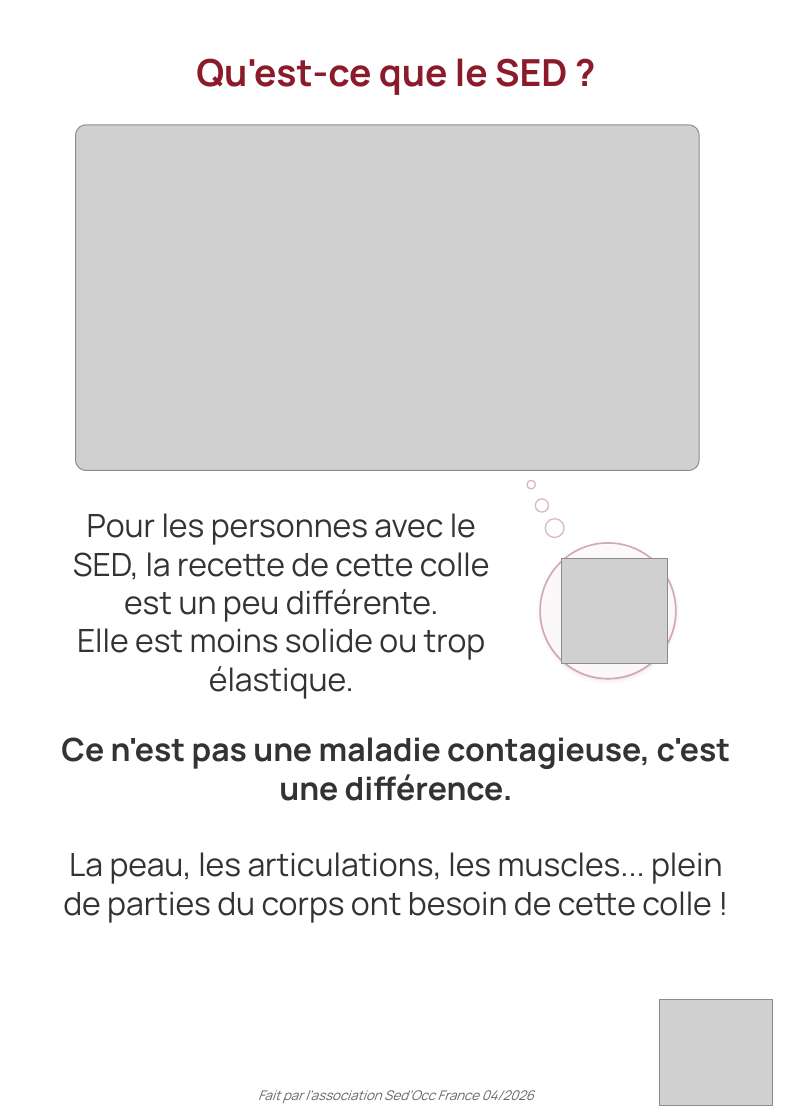
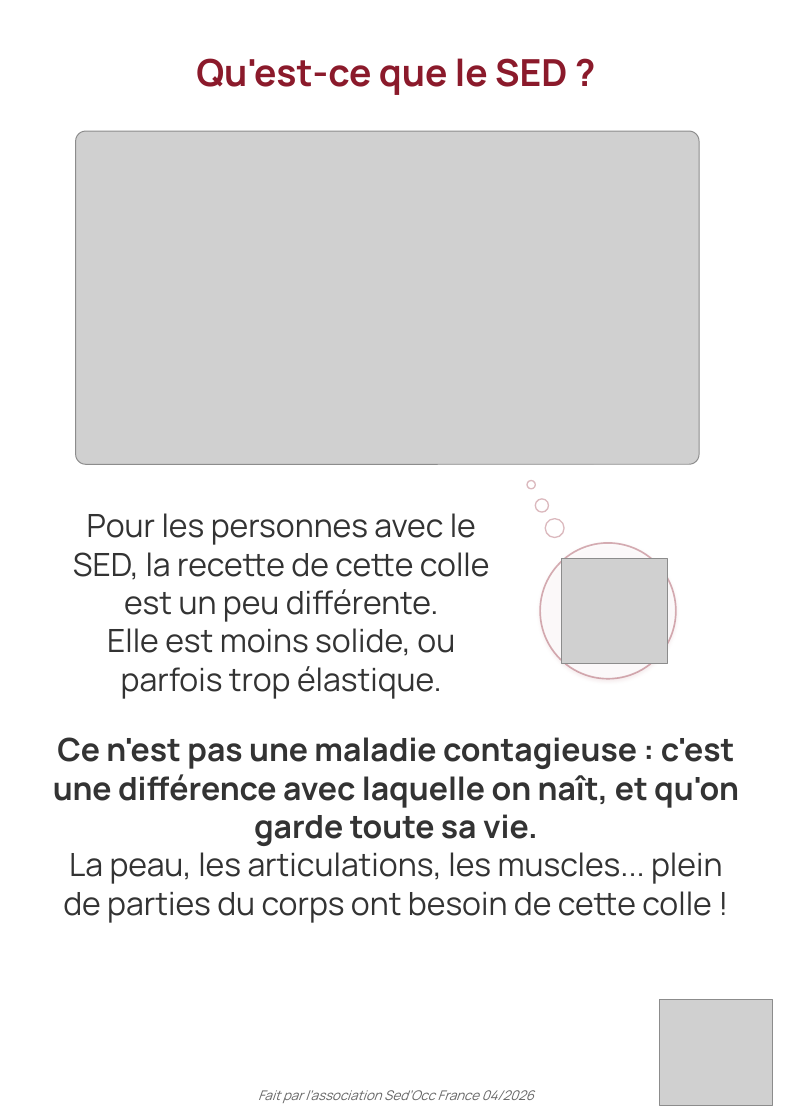
Before and after one commit to Therese-Borin-Pepe/sedocc-site, a slide deck: slide 3 of documents/Livret-SED-enfant-SedOcc.pptx. Drawn at 792x1120 pixels with LibreOffice and Linux fonts; fonts in the diff are those of the drawing; grey boxes stand for pictures; background and template pictures are left out. Boxes give left, top, right and bottom in pixels: in the first picture for what was removed or moved away, otherwise in the second. Text is boxed around its words. In the diff, an @@ line names an element or a change of style, - is before the commit and + after.

```diff
--- a/documents/Livret-SED-enfant-SedOcc.pptx
+++ b/documents/Livret-SED-enfant-SedOcc.pptx
@@ picture: place and size @@
-picture at [76, 124, 699, 470]
+picture at [76, 131, 699, 464]
@@ text at [107, 628, 455, 699]: text changed @@
-Elle est moins solide ou trop élastique.
+Elle est moins solide, ou parfois trop élastique.
@@ text at [53, 737, 739, 846]: text changed @@
-Ce n'est pas une maladie contagieuse, c'est une différence.
+Ce n'est pas une maladie contagieuse : c'est une différence avec laquelle on naît, et qu'on garde toute sa vie.
```
Also in this commit, not shown: 5 other slides changed, 3 other files.
